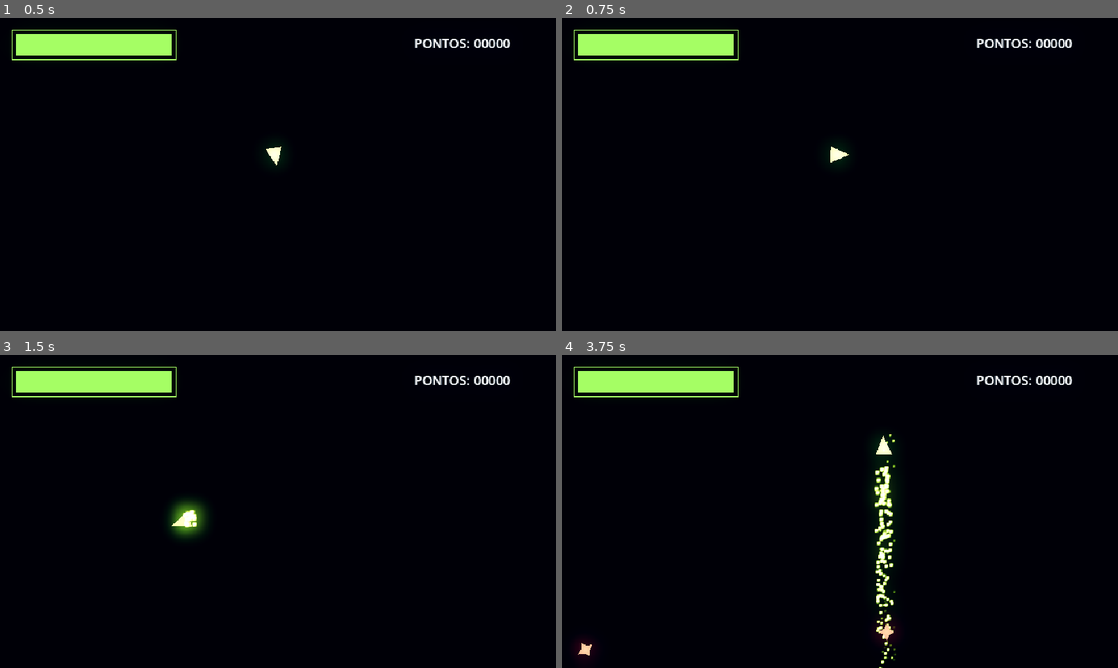
Above: before the commit, frames 1-4 (two rows, left to right).
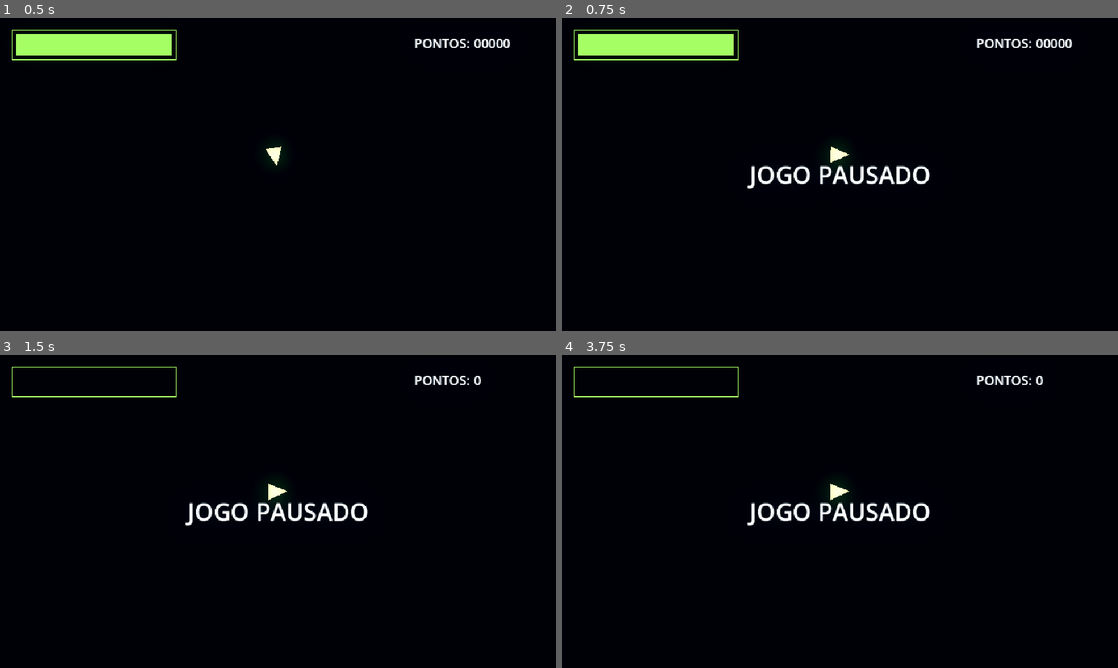
Above: after the commit, the same moments.

Repository: LucasCruz1377/polygons_shoot
Game: Godot game, scene res://Battle_area.tscn
Two runs of this game, one before a commit and one after it. Both use one fixed random seed, a clock stepped at 60 frames per second and the inputs below.
Inputs (mouse positions are in pixels of both pictures, inside the frame that each line leads up to):
- Up to frame 1 (0.5 s): no input
- Up to frame 2 (0.75 s): tap Enter (pausar, bound only after the commit) at 0.5 s; move the mouse to (962, 158) at 0.52 s; hold D (right) from 0.53 s (still down); tap Keypad Enter (ui_accept) at 0.6 s
- Up to frame 3 (1.5 s): tap Keypad Enter (ui_accept) at 0.77, 1.07 s; tap R (reset, bound only after the commit) at 1.25 s; move the mouse to (166, 527) at 1.27 s; release D (right) at 1.28 s; hold S (brake) from 1.28 s (still down); tap V (ctrlflip) at 1.35 s
- Up to frame 4 (3.75 s): tap Keypad Enter (ui_accept) at 1.52, 1.55, 1.82, 2.3, 2.85, 3.02, 3.32 s; move the mouse to (895, 442) at 2.02 s; release S (brake) at 2.03 s; press the mouse at (895, 442) at 2.03 s; hold D (right) 2.03-2.78 s; move the mouse to (812, 574) at 2.77 s; release the mouse at (812, 574) at 2.78 s; hold W (accelerate) 2.78-3.53 s; move the mouse to (1006, 558) at 3.52 s; hold A (left) from 3.53 s (still down); tap V (ctrlflip) at 3.6 s

Frame 1 is identical in both runs. In frame 2, 1.0% of the frame differs, in the area x 33-67%, y 47-55%; in frame 3, 3.7%; in frame 4, 4.7%, in the area x 2-92%, y 5-100%.

Commit message:
sons adicionados parcialmente

Diff:
--- a/Battle_area.tscn
+++ b/Battle_area.tscn
@@ -2,7 +2,9 @@
 
 [ext_resource type="Script" uid="uid://c88585sg45tkn" path="res://battle_area.gd" id="1_fu4hl"]
 [ext_resource type="PackedScene" uid="uid://do2fi6mvjjoq1" path="res://player.tscn" id="1_n4gje"]
+[ext_resource type="AudioStream" uid="uid://cosajux0ph2yg" path="res://Sonds/Music of game.mp3" id="2_yn37e"]
 [ext_resource type="PackedScene" uid="uid://cawlfryapqjyx" path="res://barra_vida.tscn" id="3_fu4hl"]
+[ext_resource type="Script" uid="uid://dypv3egvdvjrh" path="res://gui.gd" id="3_x1tvr"]
 [ext_resource type="PackedScene" uid="uid://lrrmsf7mxpy7" path="res://barra_combo.tscn" id="4_qdh06"]
 
 [sub_resource type="Environment" id="Environment_fu4hl"]
@@ -33,6 +35,12 @@
 metadata/_edit_horizontal_guides_ = [540.0]
 metadata/_edit_vertical_guides_ = [960.0]
 
+[node name="tocarmusica" type="AudioStreamPlayer2D" parent="." unique_id=1753205192]
+position = Vector2(453, 257)
+scale = Vector2(1.7456002, -14.767745)
+stream = ExtResource("2_yn37e")
+volume_db = 1.0
+
 [node name="WorldEnvironment" type="WorldEnvironment" parent="." unique_id=2036701793]
 environment = SubResource("Environment_fu4hl")
 
@@ -59,6 +67,8 @@
 position = Vector2(39, 509)
 
 [node name="GUI" type="CanvasLayer" parent="." unique_id=1702364142]
+process_mode = 3
+script = ExtResource("3_x1tvr")
 
 [node name="Fundo" parent="GUI" unique_id=930752498 instance=ExtResource("3_fu4hl")]
 offset_left = 20.0
@@ -95,3 +105,49 @@
 offset_top = 502.0
 offset_right = 165.0
 offset_bottom = 512.0
+
+[node name="caixa gameover" type="VBoxContainer" parent="GUI" unique_id=488768928]
+visible = false
+anchors_preset = 8
+anchor_left = 0.5
+anchor_top = 0.5
+anchor_right = 0.5
+anchor_bottom = 0.5
+offset_left = -284.0
+offset_top = -58.5
+offset_right = 284.0
+offset_bottom = 58.5
+grow_horizontal = 2
+grow_vertical = 2
+alignment = 1
+
+[node name="Tentatdenovotext" type="Label" parent="GUI/caixa gameover" unique_id=164379993]
+layout_mode = 2
+theme_override_colors/font_color = Color(1, 1, 1, 1)
+theme_override_font_sizes/font_size = 41
+text = "PARA TENTAR NOVAMENTE PRESSIONE R "
+horizontal_alignment = 1
+autowrap_mode = 2
+
+[node name="caixa pause" type="VBoxContainer" parent="GUI" unique_id=496644049]
+visible = false
+anchors_preset = 8
+anchor_left = 0.5
+anchor_top = 0.5
+anchor_right = 0.5
+anchor_bottom = 0.5
+offset_left = -284.0
+offset_top = -58.5
+offset_right = 284.0
+offset_bottom = 58.5
+grow_horizontal = 2
+grow_vertical = 2
+alignment = 1
+
+[node name="jogopausado" type="Label" parent="GUI/caixa pause" unique_id=213460373]
+layout_mode = 2
+theme_override_colors/font_color = Color(1, 1, 1, 1)
+theme_override_font_sizes/font_size = 41
+text = "JOGO PAUSADO"
+horizontal_alignment = 1
+autowrap_mode = 2
--- a/barra_combo.tscn
+++ b/barra_combo.tscn
@@ -25,7 +25,7 @@
 
 [sub_resource type="Animation" id="Animation_my07i"]
 resource_name = "combo_pop"
-length = 0.3
+length = 0.23333333
 tracks/0/type = "value"
 tracks/0/imported = false
 tracks/0/enabled = true
@@ -33,7 +33,7 @@
 tracks/0/interp = 2
 tracks/0/loop_wrap = true
 tracks/0/keys = {
-"times": PackedFloat32Array(0, 0.1, 0.3),
+"times": PackedFloat32Array(0, 0.1, 0.23333333),
 "transitions": PackedFloat32Array(1, 1, 1),
 "update": 0,
 "values": [48, 90, 48]
--- a/battle_area.gd
+++ b/battle_area.gd
@@ -1,18 +1,27 @@
 extends Node2D
 
 @onready var target : Marker2D
+@onready var contpontos: Label = $GUI/Pontos
+@onready var player: CharacterBody2D = $CharacterBody2D
+@onready var caixa_gameover: VBoxContainer = $"GUI/caixa gameover"
+@onready var tocarmusica: AudioStreamPlayer2D = $tocarmusica
+
+const ENEMY = preload("res://enemy.tscn")
 const TIMER_MAX = 2 * 60
+
+var players = []
+
 var timer = TIMER_MAX
-const ENEMY = preload("res://enemy.tscn")
-@onready var contpontos: Label = $GUI/Pontos
 var pontos = 0
 
 func _ready() -> void:
-	print(target)
+	players = get_tree().get_nodes_in_group("player")
+	tocarmusica.play()
+func _process(_delta: float) -> void:
+	tocarmusica.pitch_scale = Engine.time_scale
 
-func _process(_delta: float) -> void:
 	var pontos_tg = Global.Pontos
-
+	players = get_tree().get_nodes_in_group("player")
 	if pontos < pontos_tg:
 		pontos += 5
 
@@ -24,10 +33,13 @@
 		spawnar_enemy()
 		timer = randi_range(0,TIMER_MAX)
 
+	if players.size() <= 0:
+		caixa_gameover.visible = true
+
 func spawnar_enemy():
 	var spawners = get_tree().get_nodes_in_group("spawners")
 
-	if spawners.size() == 0:
+	if spawners.size() == 0 or players.size() == 0:
 		return
 
 	var inimigo = ENEMY.instantiate()
--- a/enemydeathpart.gd
+++ b/enemydeathpart.gd
@@ -1,6 +1,8 @@
 extends GPUParticles2D
-
+@onready var som: AudioStreamPlayer2D = $som
 
 func _ready() -> void:
 	await get_tree().create_timer(2).timeout
 	queue_free()
+
+	som.pitch_scale = 1 + randf_range(0.1,0.2)
--- a/enemydeathpart.tscn
+++ b/enemydeathpart.tscn
@@ -1,6 +1,7 @@
 [gd_scene format=3 uid="uid://coyynmarr6r7e"]
 
 [ext_resource type="Script" uid="uid://c07646k0ienly" path="res://enemydeathpart.gd" id="1_85ype"]
+[ext_resource type="AudioStream" uid="uid://bogy4m7ubg1hj" path="res://Sonds/Boom.wav" id="2_3anii"]
 
 [sub_resource type="Gradient" id="Gradient_8h2to"]
 offsets = PackedFloat32Array(0, 0.57608694, 1)
@@ -35,3 +36,7 @@
 randomness = 0.26
 process_material = SubResource("ParticleProcessMaterial_3anii")
 script = ExtResource("1_85ype")
+
+[node name="som" type="AudioStreamPlayer2D" parent="." unique_id=1997420391]
+stream = ExtResource("2_3anii")
+autoplay = true
--- /dev/null
+++ b/gui.gd
@@ -0,0 +1,13 @@
+extends CanvasLayer
+
+@onready var caixa_pause: VBoxContainer = $"caixa pause"
+
+
+func _process(_delta: float) -> void:
+	if Input.is_action_just_pressed("pausar"):
+		get_tree().paused = !get_tree().paused
+
+	caixa_pause.visible = get_tree().paused
+
+	if Input.is_action_just_pressed("reset"):
+		get_tree().reload_current_scene()
--- a/icon.svg
+++ /dev/null
@@ -1 +0,0 @@
-<svg xmlns="http://www.w3.org/2000/svg" width="128" height="128"><rect width="124" height="124" x="2" y="2" fill="#363d52" stroke="#212532" stroke-width="4" rx="14"/><g fill="#fff" transform="translate(12.322 12.322)scale(.101)"><path d="M105 673v33q407 354 814 0v-33z"/><path fill="#478cbf" d="m105 673 152 14q12 1 15 14l4 67 132 10 8-61q2-11 15-15h162q13 4 15 15l8 61 132-10 4-67q3-13 15-14l152-14V427q30-39 56-81-35-59-83-108-43 20-82 47-40-37-88-64 7-51 8-102-59-28-123-42-26 43-46 89-49-7-98 0-20-46-46-89-64 14-123 42 1 51 8 102-48 27-88 64-39-27-82-47-48 49-83 108 26 42 56 81zm0 33v39c0 276 813 276 814 0v-39l-134 12-5 69q-2 10-14 13l-162 11q-12 0-16-11l-10-65H446l-10 65q-4 11-16 11l-162-11q-12-3-14-13l-5-69z"/><path d="M483 600c0 34 58 34 58 0v-86c0-34-58-34-58 0z"/><circle cx="725" cy="526" r="90"/><circle cx="299" cy="526" r="90"/></g><g fill="#414042" transform="translate(12.322 12.322)scale(.101)"><circle cx="307" cy="532" r="60"/><circle cx="717" cy="532" r="60"/></g></svg>
--- a/player.gd
+++ b/player.gd
@@ -5,6 +5,7 @@
 @onready var ponta: Marker2D = $ponta
 @onready var particles: GPUParticles2D = $particles
 @onready var health_bar: ProgressBar = $"../GUI/Fundo"
+@onready var somhiperdash: AudioStreamPlayer2D = $somhiperdash
 
 const BULLET = preload("res://fireball.tscn")
 const acceleration = 200.00
@@ -83,6 +84,7 @@
 	giroblock = true
 	particles.emitting = true
 	Engine.time_scale = 1
+	somhiperdash.play()
 	velocity += transform.x * SPEED * 10
 	await get_tree().create_timer(0.15).timeout
 	velocity *= 0.05
--- a/player.tscn
+++ b/player.tscn
@@ -2,6 +2,7 @@
 
 [ext_resource type="Script" uid="uid://s3ie3imatvpt" path="res://player.gd" id="1_4flbx"]
 [ext_resource type="PackedScene" uid="uid://b4dprqgdg4pi0" path="res://player_death_parts.tscn" id="2_onrkg"]
+[ext_resource type="AudioStream" uid="uid://dc7dbsinjkxc0" path="res://Sonds/hiperdash.wav" id="3_i3pqv"]
 
 [sub_resource type="Gradient" id="Gradient_4flbx"]
 colors = PackedColorArray(0.9843137, 1, 0.27058825, 1, 0, 0, 0, 0)
@@ -90,3 +91,6 @@
 texture = SubResource("GradientTexture2D_i3pqv")
 lifetime = 0.5
 process_material = SubResource("ParticleProcessMaterial_dw050")
+
+[node name="somhiperdash" type="AudioStreamPlayer2D" parent="." unique_id=1205847850]
+stream = ExtResource("3_i3pqv")
--- a/project.godot
+++ b/project.godot
@@ -13,7 +13,6 @@
 config/name="PoligonsShoot"
 run/main_scene="uid://c6fgnmw33h312"
 config/features=PackedStringArray("4.6", "Mobile")
-config/icon="res://icon.svg"
 
 [autoload]
 
@@ -36,6 +35,18 @@
 
 [input]
 
+ui_accept={
+"deadzone": 0.5,
+"events": [Object(InputEventKey,"resource_local_to_scene":false,"resource_name":"","device":0,"window_id":0,"alt_pressed":false,"shift_pressed":false,"ctrl_pressed":false,"meta_pressed":false,"pressed":false,"keycode":4194310,"physical_keycode":0,"key_label":0,"unicode":0,"location":0,"echo":false,"script":null)
+, Object(InputEventKey,"resource_local_to_scene":false,"resource_name":"","device":0,"window_id":0,"alt_pressed":false,"shift_pressed":false,"ctrl_pressed":false,"meta_pressed":false,"pressed":false,"keycode":32,"physical_keycode":0,"key_label":0,"unicode":32,"location":0,"echo":false,"script":null)
+]
+}
+ui_text_completion_replace={
+"deadzone": 0.5,
+"events": [Object(InputEventKey,"resource_local_to_scene":false,"resource_name":"","device":0,"window_id":0,"alt_pressed":false,"shift_pressed":false,"ctrl_pressed":false,"meta_pressed":false,"pressed":false,"keycode":4194306,"physical_keycode":0,"key_label":0,"unicode":0,"location":0,"echo":false,"script":null)
+, Object(InputEventKey,"resource_local_to_scene":false,"resource_name":"","device":0,"window_id":0,"alt_pressed":false,"shift_pressed":false,"ctrl_pressed":false,"meta_pressed":false,"pressed":false,"keycode":4194310,"physical_keycode":0,"key_label":0,"unicode":0,"location":0,"echo":false,"script":null)
+]
+}
 accelerate={
 "deadzone": 0.2,
 "events": [Object(InputEventKey,"resource_local_to_scene":false,"resource_name":"","device":-1,"window_id":0,"alt_press …(192 unchanged characters)…
@@ -67,6 +78,16 @@
 "events": [Object(InputEventKey,"resource_local_to_scene":false,"resource_name":"","device":-1,"window_id":0,"alt_press …(192 unchanged characters)…
 ]
 }
+pausar={
+"deadzone": 0.2,
+"events": [Object(InputEventKey,"resource_local_to_scene":false,"resource_name":"","device":-1,"window_id":0,"alt_pressed":false,"shift_pressed":false,"ctrl_pressed":false,"meta_pressed":false,"pressed":false,"keycode":0,"physical_keycode":4194309,"key_label":0,"unicode":0,"location":0,"echo":false,"script":null)
+]
+}
+reset={
+"deadzone": 0.2,
+"events": [Object(InputEventKey,"resource_local_to_scene":false,"resource_name":"","device":-1,"window_id":0,"alt_pressed":false,"shift_pressed":false,"ctrl_pressed":false,"meta_pressed":false,"pressed":false,"keycode":0,"physical_keycode":82,"key_label":0,"unicode":114,"location":0,"echo":false,"script":null)
+]
+}
 
 [layer_names]
 
Not shown, added: Sonds/Boom.wav.import
Not shown, added: Sonds/Music of game.mp3.import
Not shown, added: Sonds/hiperdash.wav.import
Not shown, added: gui.gd.uid
Not shown, removed: icon.svg.import
Not shown, added: Sonds/Boom.wav
Not shown, added: Sonds/Music of game.mp3
Not shown, added: Sonds/hiperdash.wav
